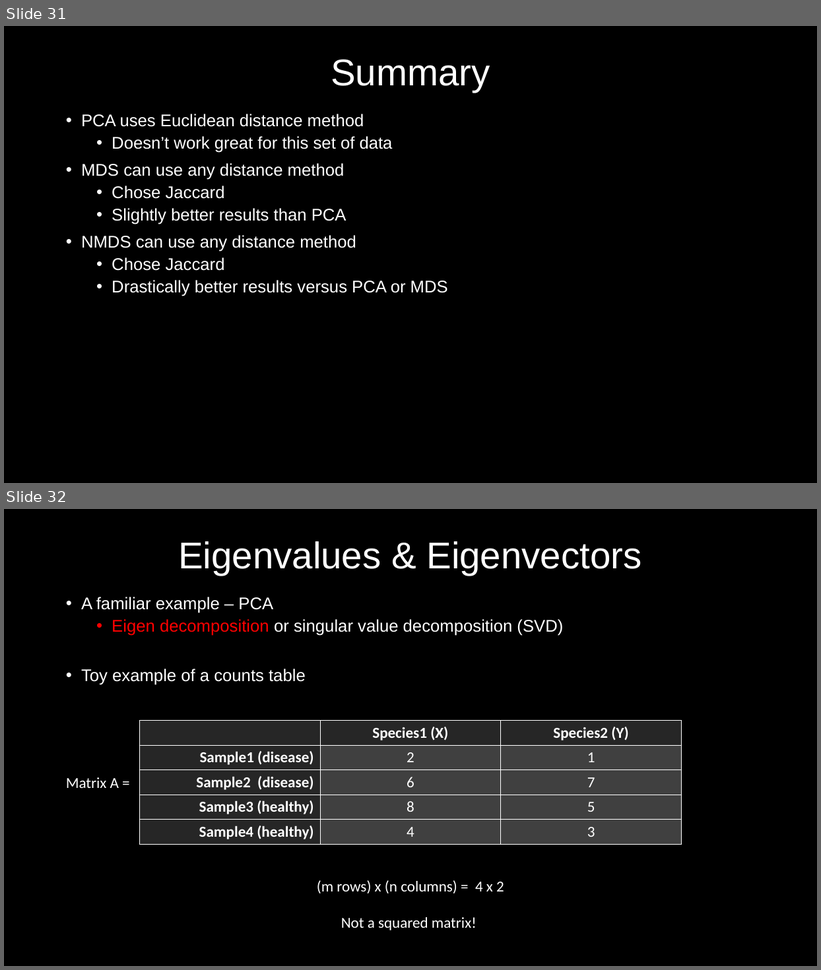
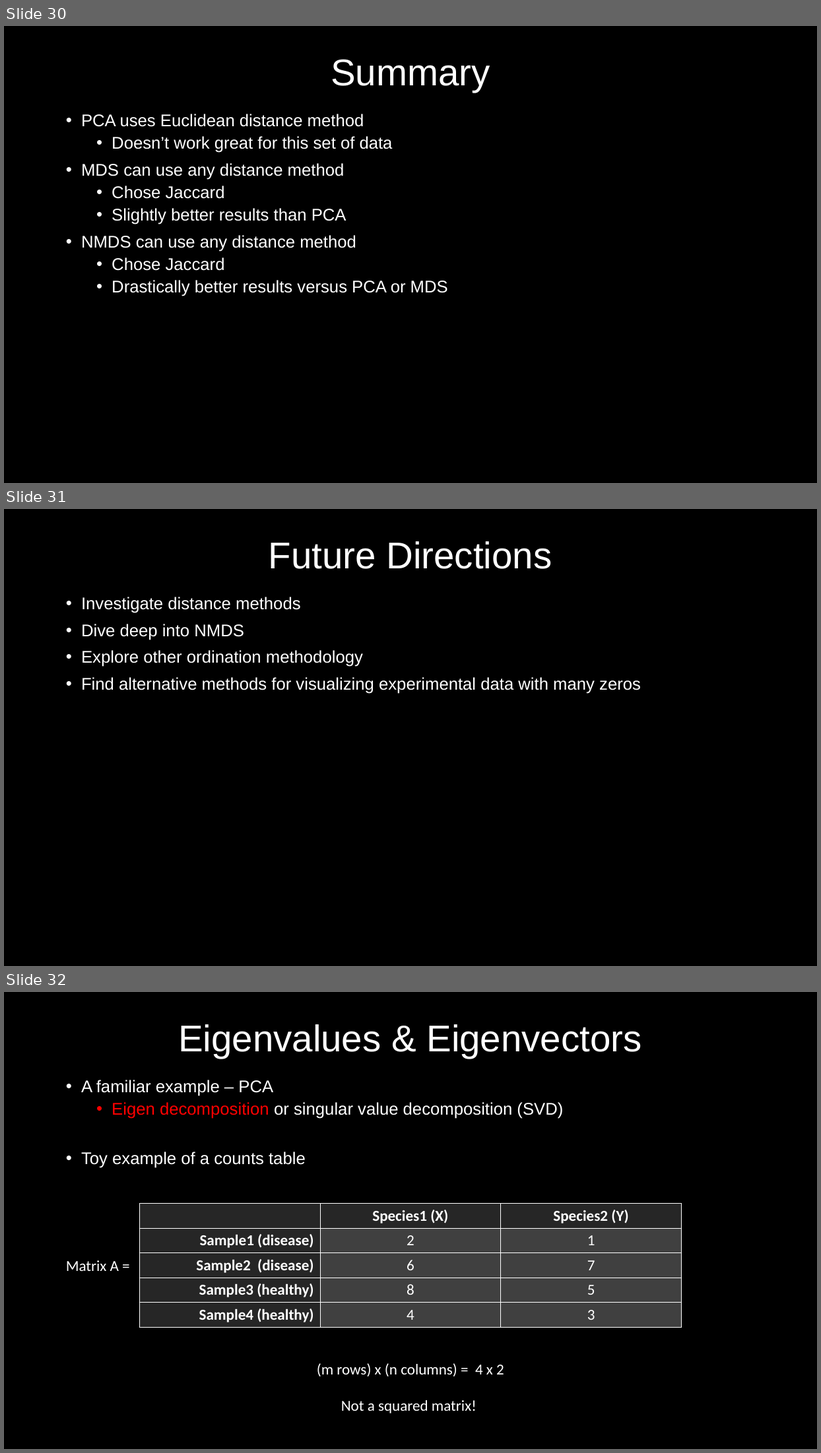
Before and after one commit to MyGitUse/MBIO7160, a slide deck: FinalProject/191128_Presentation_NM.pptx. Shown one above the other, each under a label of ours: slides 31 and 32 before the commit, slides 30, 31 and 32 after it. The pictures are 821x970 and 821x1453 pixels, drawn with LibreOffice and Linux fonts; fonts in the diff are those of the drawing. Boxes give left, top, right and bottom in pixels: in the first picture for what was removed or moved away, otherwise in the second. Text is boxed around its words. In the diff, an @@ line names an element or a change of style, - is before the commit and + after.

```diff
--- a/FinalProject/191128_Presentation_NM.pptx
+++ b/FinalProject/191128_Presentation_NM.pptx
@@ slide 31 added at (x1=4, y1=509, x2=817, y2=966), background #000000 @@
@@ title added at (x1=269, y1=541, x2=552, y2=569), 44 pt, text #FFFFFF @@
+Future Directions
@@ text added at (x1=81, y1=597, x2=641, y2=694), 20 pt, text #FFFFFF @@
+• Investigate distance methods
+• Dive deep into NMDS
+• Explore other ordination methodology
+• Find alternative methods for visualizing experimental data with many zeros
@@ what was slide 31 is now slide 30 @@
```
Also in this commit, not shown: 7 slides changed, 2 other slides added, 3 slides removed.
